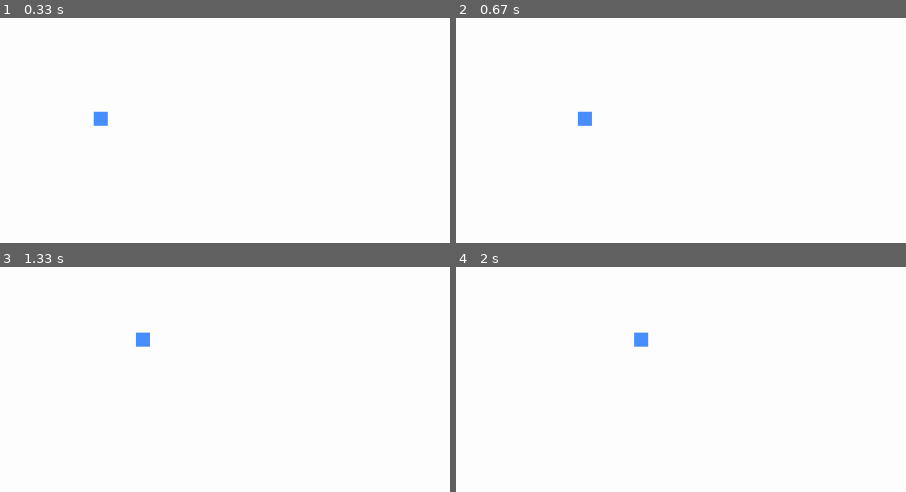
Above: before the commit, frames 1-4 (two rows, left to right).
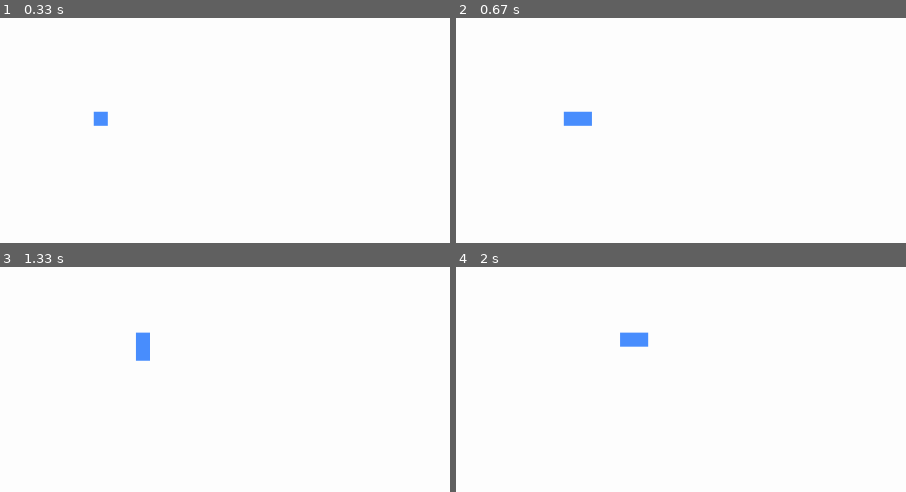
Above: after the commit, the same moments.

Repository: 100ballovby/8V_lesson_2122
Game: pygame game, started from 19_lesson_0902/00_snake_v2.py
Same seed, same stepped clock (60 frames per second), same inputs: the game is played once before the commit and once after it.
Inputs:
- Up to frame 1 (0.33 s): no input
- Up to frame 2 (0.67 s): hold Right from 0.33 s (still down)
- Up to frame 3 (1.33 s): release Right at 0.8 s; hold Up 0.83-1.27 s; hold Right from 1.3 s (still down)
- Up to frame 4 (2 s): release Right at 1.8 s; hold Left from 1.83 s (still down)
The pictures show only the part of the screen within x 0-50%, y 0-50%; the shares and areas given below are measured in that part.

Frame 1 is identical in both runs. In frame 2, 0.2% of the frame differs, in the area x 23-28%, y 41-48%; in frame 3, 0.2%; in frame 4, 0.2%.

Commit message:
Adding snake expanding

Diff:
--- a/19_lesson_0902/00_snake_v2.py
+++ b/19_lesson_0902/00_snake_v2.py
@@ -85,11 +85,20 @@
     x1 += x1_change
     y1 += y1_change
     screen.fill(WHITE)
-    rect(screen, BLUE, [x1, y1, snake_block, snake_block])
-    rect(screen, RED, [food_x, food_y, snake_block, snake_block])
+
+    snake_segment = []  # список, в котором лежат координаты сегмента
+    snake_segment.append(x1)
+    snake_segment.append(y1)
+    snake_list.append(snake_segment)  # добавляю сегмент к списку змеи
+
+    snake = draw_snake(snake_block, snake_list)
+    food = rect(screen, RED, [food_x, food_y, snake_block, snake_block])
     pg.display.update()
 
-    if x1 == food_x and y1 == food_y:
-        print('я поела')
+    if len(snake_list) > snake_length:  # если сегментов больше, чем длина змеи
+        snake_list.pop(0)  # удалить один сегмент
+
+    if snake.colliderect(food):  # если змея касается еды
+        snake_length += 1  # добавить 1 к длине змеи, чтобы она росла
         food_x = round(randrange(0, W - snake_block) / 10) * 10  # случайные координаты появления еды
         food_y = round(randrange(0, H - snake_block) / 10) * 10
